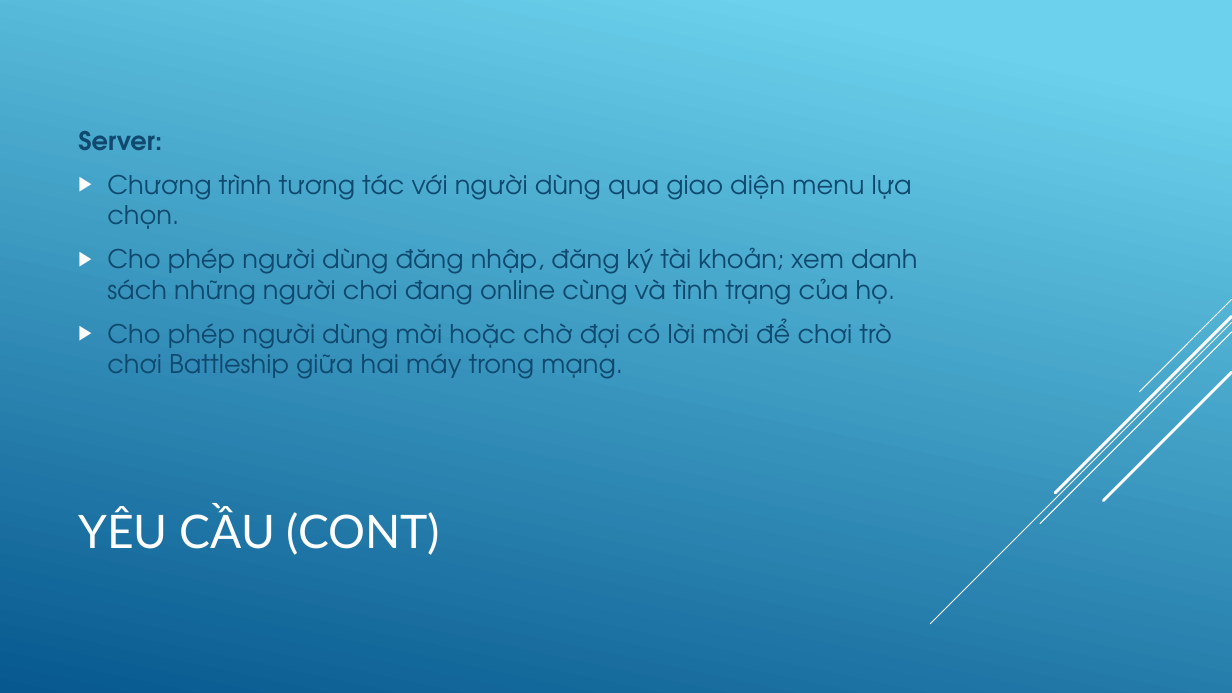
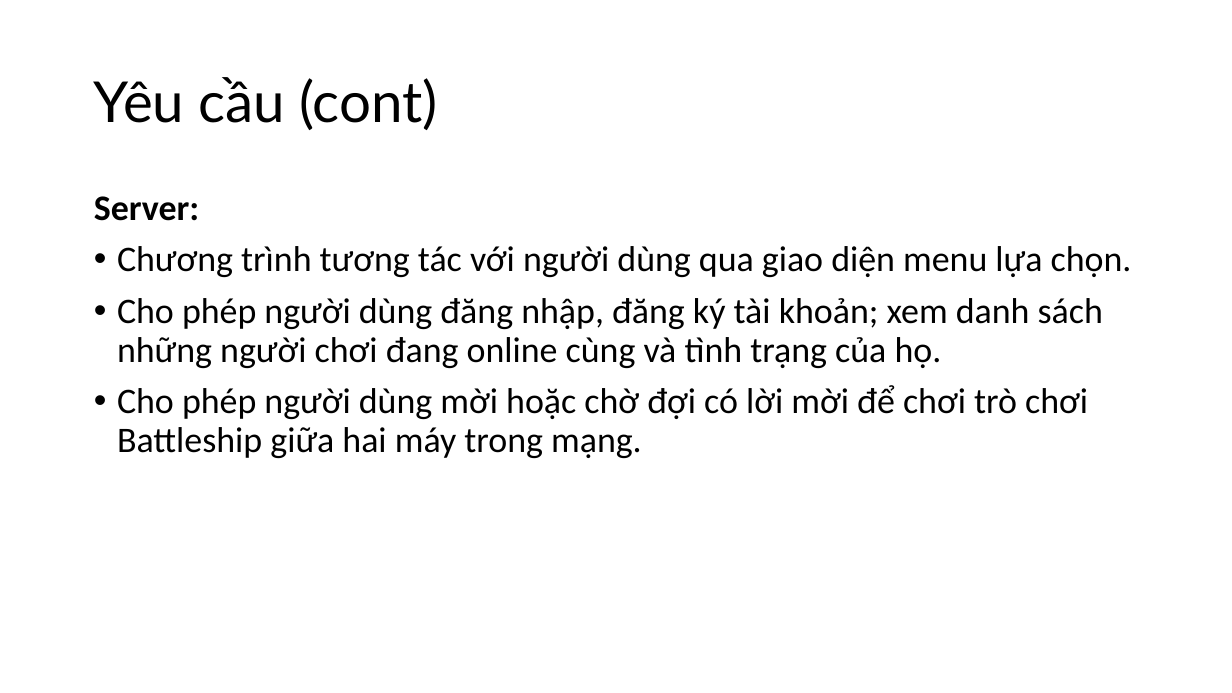
Before and after one commit to duybkict/BattleShip, a slide deck: slide 3 of Documents/Báo cáo lập trình mạng.pptx. Drawn at 1232x693 pixels with LibreOffice and Linux fonts; fonts in the diff are those of the drawing. Boxes give left, top, right and bottom in pixels: in the first picture for what was removed or moved away, otherwise in the second. Text is boxed around its words. In the diff, an @@ line names an element or a change of style, - is before the commit and + after.

```diff
--- a/Documents/Báo cáo lập trình mạng.pptx
+++ b/Documents/Báo cáo lập trình mạng.pptx
@@ background gradient #6ED2EB to #06588E to #FFFFFF @@
@@ title at bbox=[94, 77, 438, 130]: text changed; size 36 to 44 pt; text colour #FFFFFF to #000000 @@
-YÊU CẦU (CONT)
+Yêu cầu (cont)
@@ text "Server:": place and size @@
-text "Server:" at bbox=[78, 131, 917, 378]
+text "Server:" at bbox=[94, 196, 1132, 458]
@@ text "Server:" at bbox=[94, 196, 1132, 458]: size 20 to 28 pt, font TeX Gyre Adventor to Calibri, text colour #0F496F to #000000; line spacing 1 to 0.9; bullet ▶ to •; vertical alignment middle to top @@
@@ group removed at bbox=[931, 299, 1232, 624]: 5 lines @@
```
Also in this commit, not shown: 13 other slides changed.
